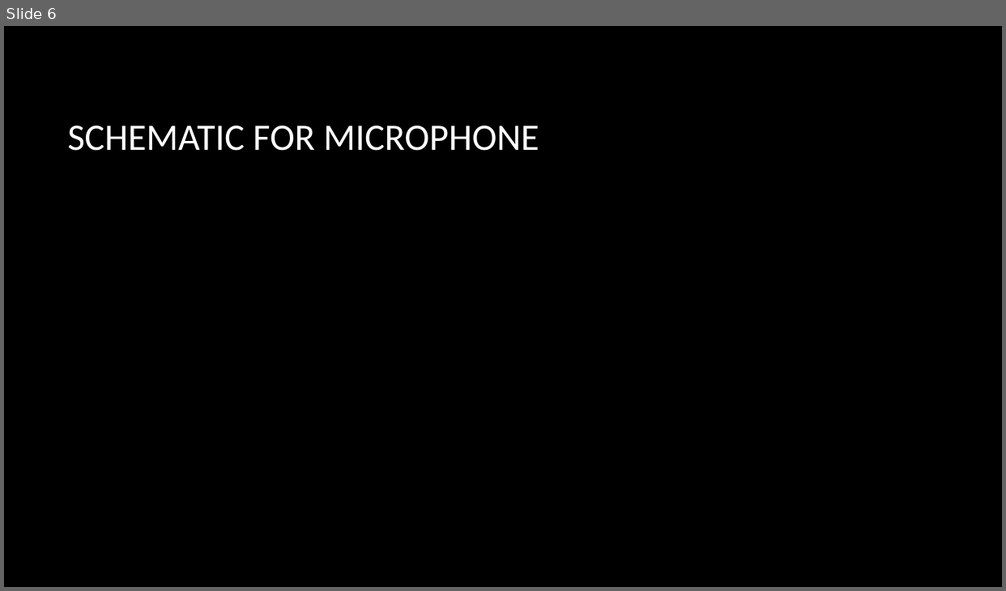
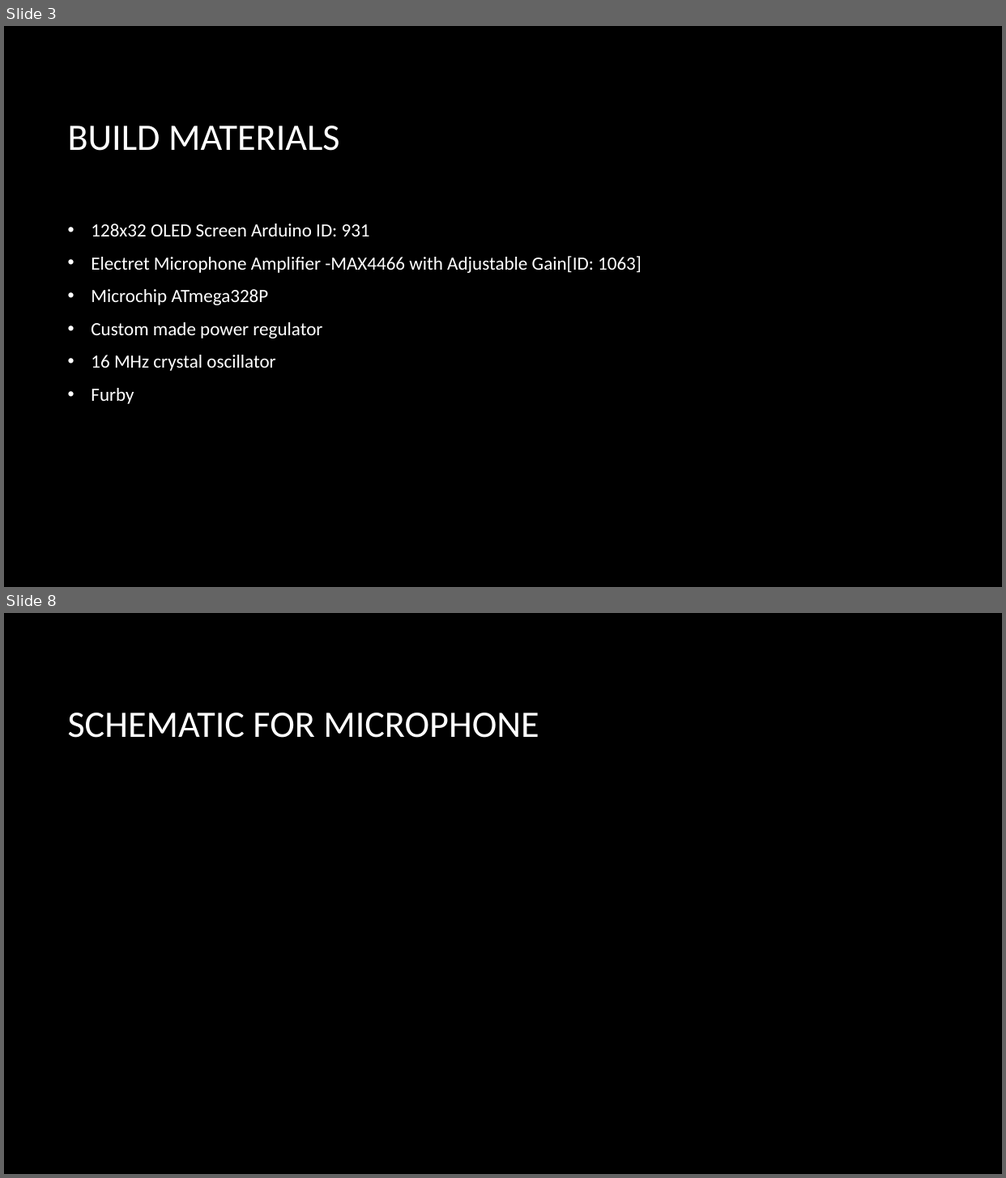
Before and after one commit to TheJonBovi/Pitch_Identifier, a slide deck: embedded C project .pptx. Shown one above the other, each under a label of ours: slide 6 before the commit, slides 3 and 8 after it; the slides between them are not shown. The pictures are 1006x591 and 1006x1178 pixels, drawn with LibreOffice and Linux fonts; fonts in the diff are those of the drawing; background and template pictures are left out. Boxes give left, top, right and bottom in pixels: in the first picture for what was removed or moved away, otherwise in the second. Text is boxed around its words. In the diff, an @@ line names an element or a change of style, - is before the commit and + after.

```diff
--- a/embedded C project .pptx
+++ b/embedded C project .pptx
@@ slide 3 added at bbox=[4, 26, 1002, 587], background picture (left out) @@
@@ title added at bbox=[68, 126, 340, 151], 36 pt, text #FFFFFF @@
+BUILD MATERIALS
@@ text added at bbox=[91, 224, 641, 404], 18 pt, text #FFFFFF @@
+• 128x32 OLED Screen Arduino ID: 931
+• Electret Microphone Amplifier -MAX4466 with Adjustable Gain[ID: 1063]
+• Microchip ATmega328P
+• Custom made power regulator
+• 16 MHz crystal oscillator
+• Furby
@@ what was slide 6 is now slide 8 @@
```
Also in this commit, not shown: 8 slides changed, 5 other slides added, 2 slides removed.
